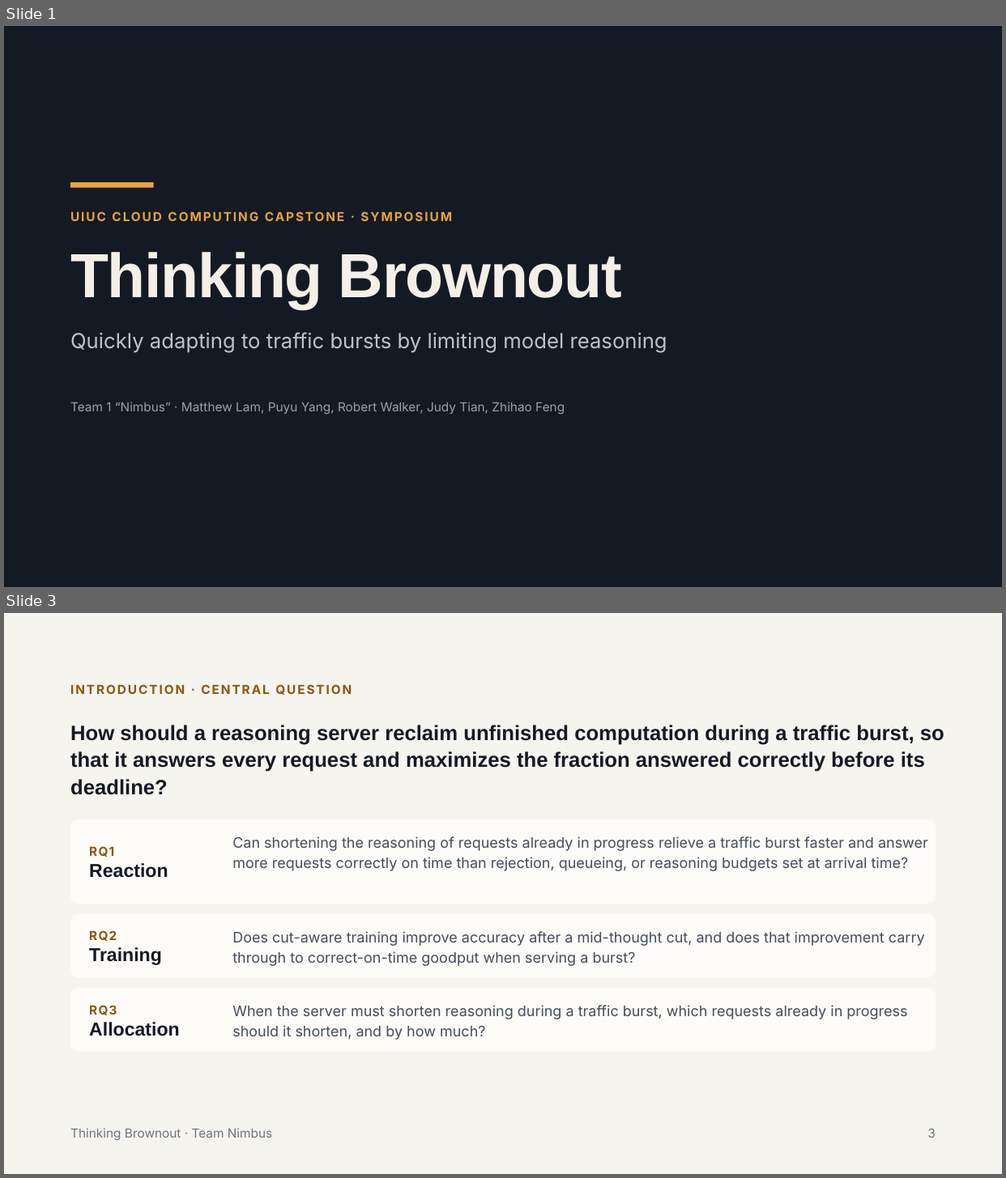
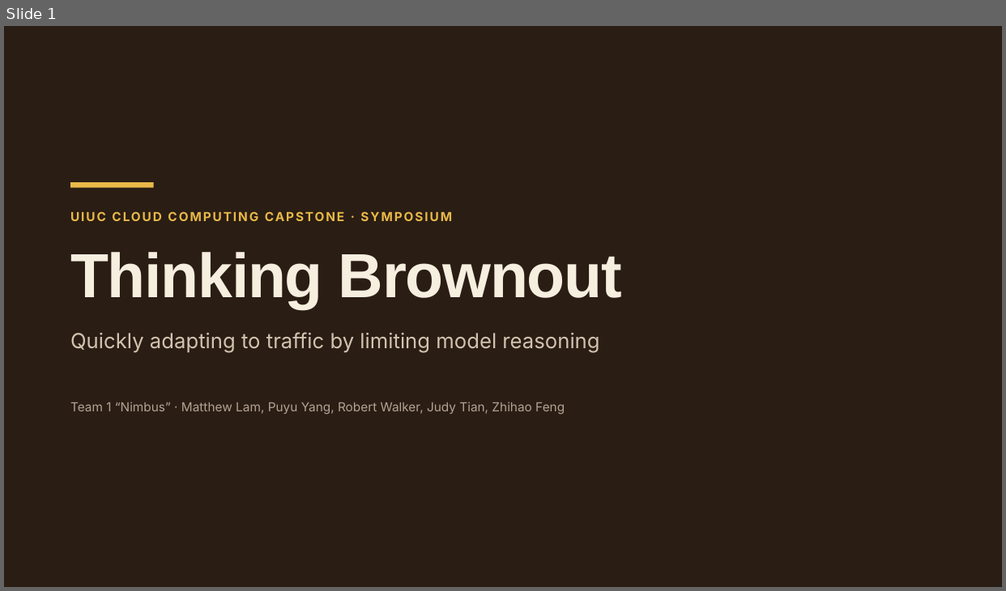
Before and after one commit to pyangyu/team1_nimbus_copy, a slide deck: Symposium Slides.pptx. Shown one above the other, each under a label of ours: slides 1 and 3 before the commit, slide 1 after it; the slides between them are not shown. The pictures are 1006x1178 and 1006x591 pixels, drawn with LibreOffice and Linux fonts; fonts in the diff are those of the drawing. Boxes give left, top, right and bottom in pixels: in the first picture for what was removed or moved away, otherwise in the second. Text is boxed around its words. In the diff, an @@ line names an element or a change of style, - is before the commit and + after.

Commit message:
Symposium Slides: two-slide intro with use cases

```diff
--- a/Symposium Slides.pptx
+++ b/Symposium Slides.pptx
@@ slide 3 removed at <box>4,613,1002,1174</box>, background #F6F4EF @@
@@ text removed at <box>70,684,351,695</box> @@
-INTRODUCTION · CENTRAL QUESTION
@@ text removed at <box>70,725,944,795</box> @@
-How should a reasoning server reclaim unfinished computation during a traffic burst, so that it answers every request and maximizes the fraction answered correctly before its deadline?
@@ rounded rectangle removed at <box>70,820,936,904</box> @@
@@ text removed at <box>89,846,114,857</box> @@
-RQ1
@@ text removed at <box>232,837,928,871</box> @@
-Can shortening the reasoning of requests already in progress relieve a traffic burst faster and answer more requests correctly on time than rejection, queueing, or reasoning budgets set at arrival time?
@@ text removed at <box>89,863,168,878</box> @@
-Reaction
@@ rounded rectangle removed at <box>70,914,936,977</box> @@
@@ text removed at <box>89,931,117,941</box> @@
-RQ2
@@ text removed at <box>89,948,162,965</box> @@
-Training
@@ text removed at <box>232,931,925,966</box> @@
-Does cut-aware training improve accuracy after a mid-thought cut, and does that improvement carry through to correct-on-time goodput when serving a burst?
@@ rounded rectangle removed at <box>70,988,936,1052</box> @@
@@ text removed at <box>89,1005,117,1016</box> @@
-RQ3
@@ text removed at <box>89,1022,180,1037</box> @@
-Allocation
@@ text removed at <box>232,1005,907,1040</box> @@
-When the server must shorten reasoning during a traffic burst, which requests already in progress should it shorten, and by how much?
@@ text removed at <box>70,1128,272,1140</box> @@
-Thinking Brownout · Team Nimbus
@@ text removed at <box>927,1129,935,1138</box> @@
-3
@@ slide 1 changed as well @@
@@ background #141A24 to #2A1D14 @@
@@ rectangle at <box>70,182,154,188</box>: fill #E8A33D to #E9B949 @@
@@ text "UIUC CLOUD COMPUTING CAPSTONE · ..." at <box>70,207,961,226</box>: text colour #E8A33D to #E9B949 @@
@@ title "Thinking Brownout" at <box>70,252,622,310</box>: text colour #F4F0E8 to #F6EEDF @@
@@ text at <box>70,332,599,353</box>: text changed; text colour #B9C2CE to #D2C3AF @@
-Quickly adapting to traffic bursts by limiting model reasoning
+Quickly adapting to traffic by limiting model reasoning
@@ text "Team 1 “Nimbus” · Matthew ..." at <box>70,402,565,414</box>: text colour #97A1AE to #B3A493 @@
```
Also in this commit, not shown: 4 other slides changed, 2 slides added, 1 other slide removed.
